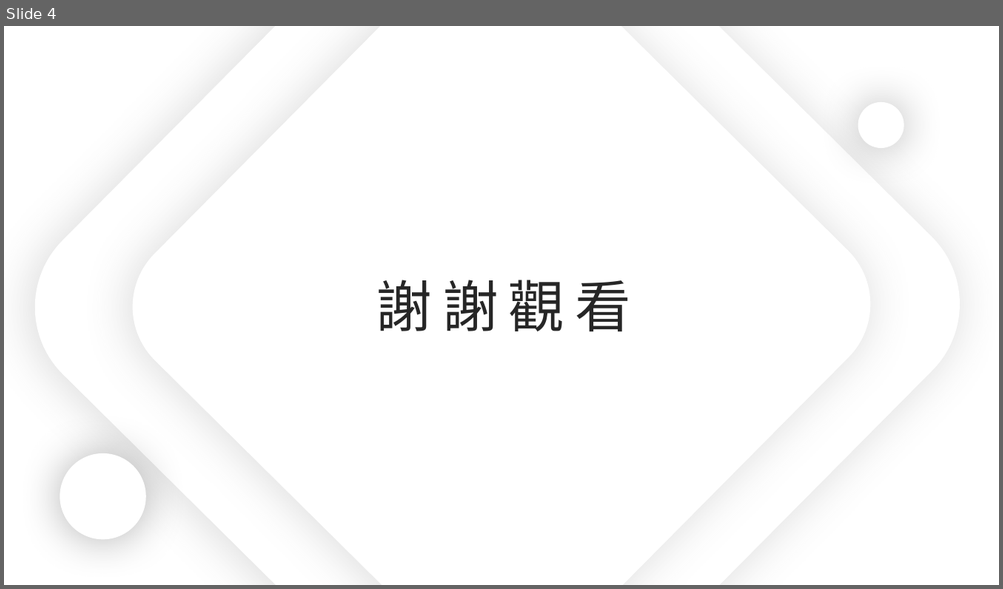
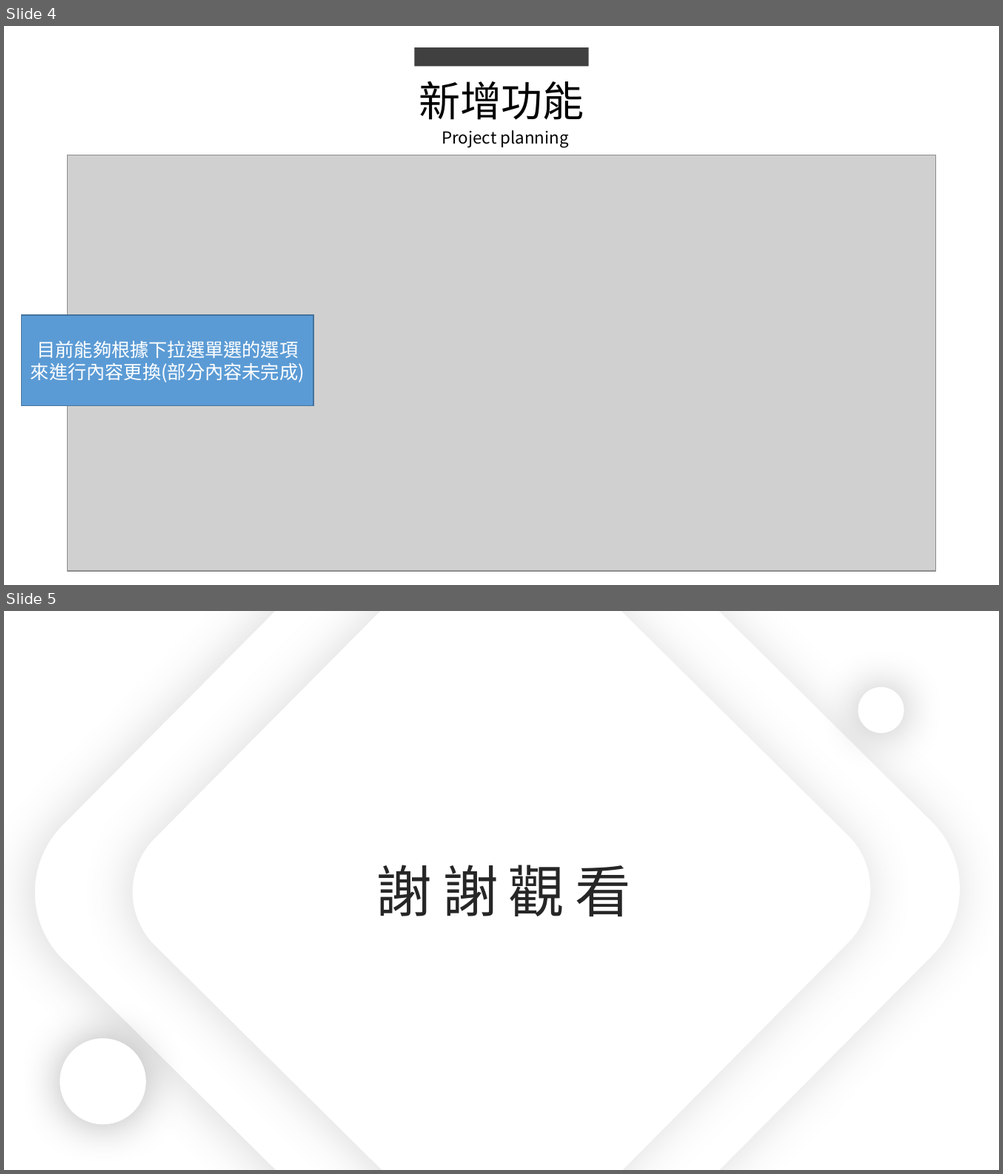
Before and after one commit to king637324/KnowledgeGreenhouseSystem, a slide deck: 工作日報_葉柏漢/2021.09/2021.09.29(加班)_2021.09.30工作日報_葉柏漢.pptx. Shown one above the other, each under a label of ours: slide 4 before the commit, slides 4 and 5 after it. The pictures are 1003x589 and 1003x1174 pixels, drawn with LibreOffice and Linux fonts; fonts in the diff are those of the drawing; grey boxes stand for pictures. Boxes give left, top, right and bottom in pixels: in the first picture for what was removed or moved away, otherwise in the second. Text is boxed around its words. In the diff, an @@ line names an element or a change of style, - is before the commit and + after.

```diff
--- a/工作日報_葉柏漢/2021.09/2021.09.29(加班)_2021.09.30工作日報_葉柏漢.pptx
+++ b/工作日報_葉柏漢/2021.09/2021.09.29(加班)_2021.09.30工作日報_葉柏漢.pptx
@@ slide 4 added at box(4, 26, 999, 585), background #FFFFFF @@
@@ rectangle added at box(415, 47, 588, 66), fill #404040 @@
@@ text added at box(418, 81, 584, 120), 40 pt, text #000000 @@
+新增功能
@@ text added at box(441, 130, 569, 147), 16 pt, text #000000 @@
+Project planning
@@ picture added at box(68, 155, 936, 571) @@
@@ rectangle added at box(21, 315, 313, 406), fill #5B9BD5, outline #43739E 1 pt, 18 pt, text #FFFFFF @@
+目前能夠根據下拉選單選的選項來進行內容更換(部分內容未完成)
@@ what was slide 4 is now slide 5 @@
```
Also in this commit, not shown: 1 slide changed, 3 other files.
